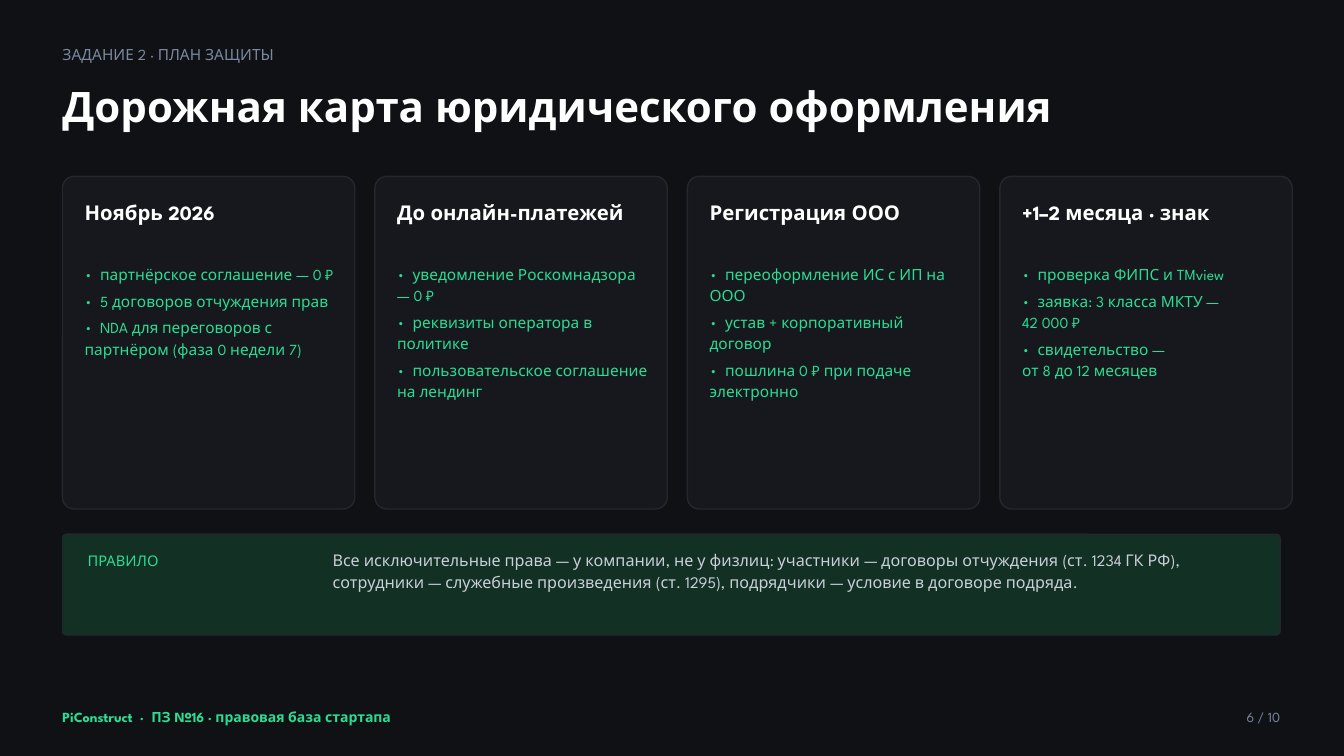
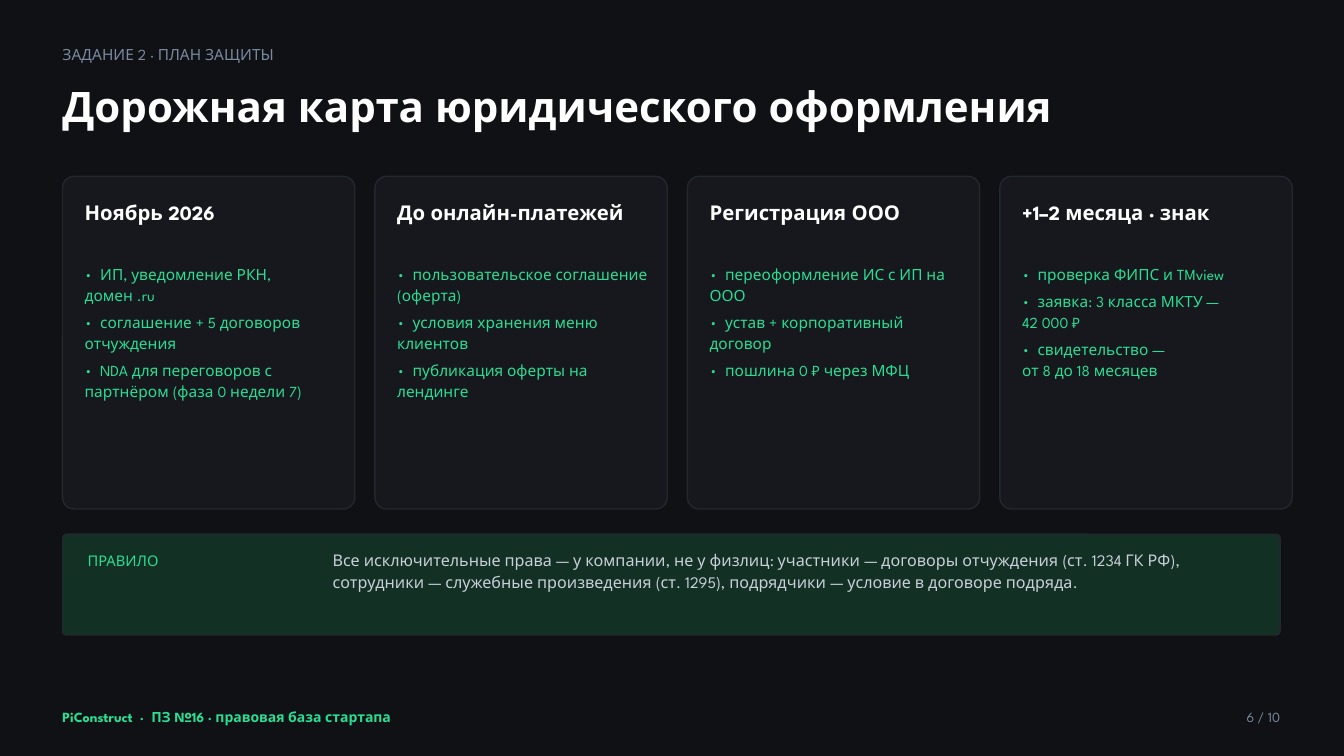
Before and after one commit to Eaglet12IQ/startup-team-1, a slide deck: slide 6 of READMEs/sem_7/week8/attachments/PiConstruct_Правовая_база.pptx. Drawn at 1344x756 pixels with LibreOffice and Linux fonts; fonts in the diff are those of the drawing. Boxes give left, top, right and bottom in pixels: in the first picture for what was removed or moved away, otherwise in the second. Text is boxed around its words. In the diff, an @@ line names an element or a change of style, - is before the commit and + after.

```diff
--- a/READMEs/sem_7/week8/attachments/PiConstruct_Правовая_база.pptx
+++ b/READMEs/sem_7/week8/attachments/PiConstruct_Правовая_база.pptx
@@ text at [85,269,300,353]: text changed @@
-• партнёрское соглашение — 0 ₽
-• 5 договоров отчуждения прав
+• ИП, уведомление РКН, домен .ru
+• соглашение + 5 договоров отчуждения
@@ text at [397,271,648,400]: text changed @@
-• уведомление Роскомнадзора — 0 ₽
-• реквизиты оператора в политике
-• пользовательское соглашение на лендинг
+• пользовательское соглашение (оферта)
+• условия хранения меню клиентов
+• публикация оферты на лендинге
@@ text at [1022,346,1158,379]: text changed @@
-• свидетельство — от 8 до 12 месяцев
+• свидетельство — от 8 до 18 месяцев
@@ text at [725,365,910,380]: text changed @@
-• пошлина 0 ₽ при подаче электронно
+• пошлина 0 ₽ через МФЦ
```
Also in this commit, not shown: 8 other slides changed, 2 other files.
